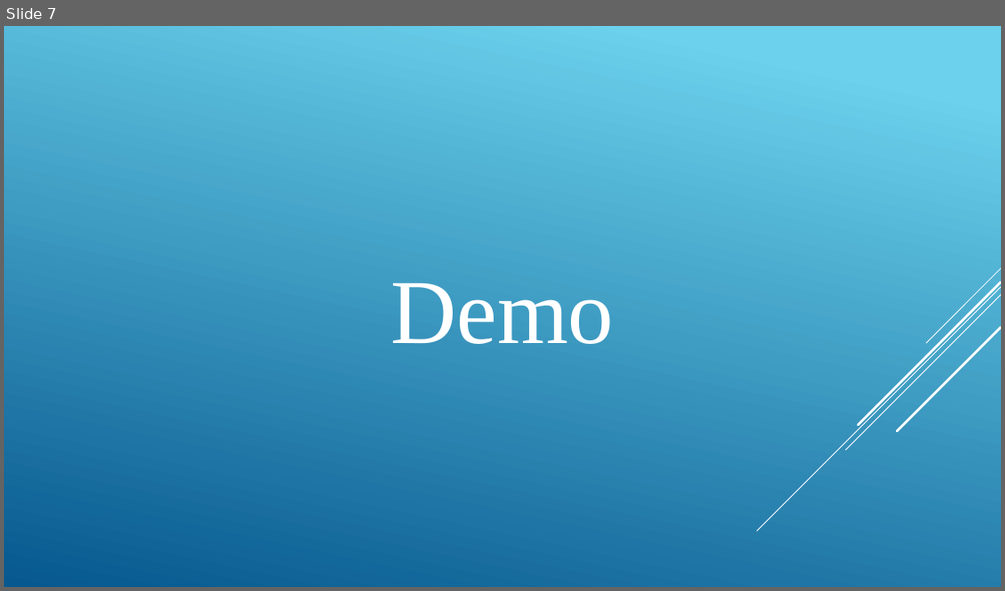
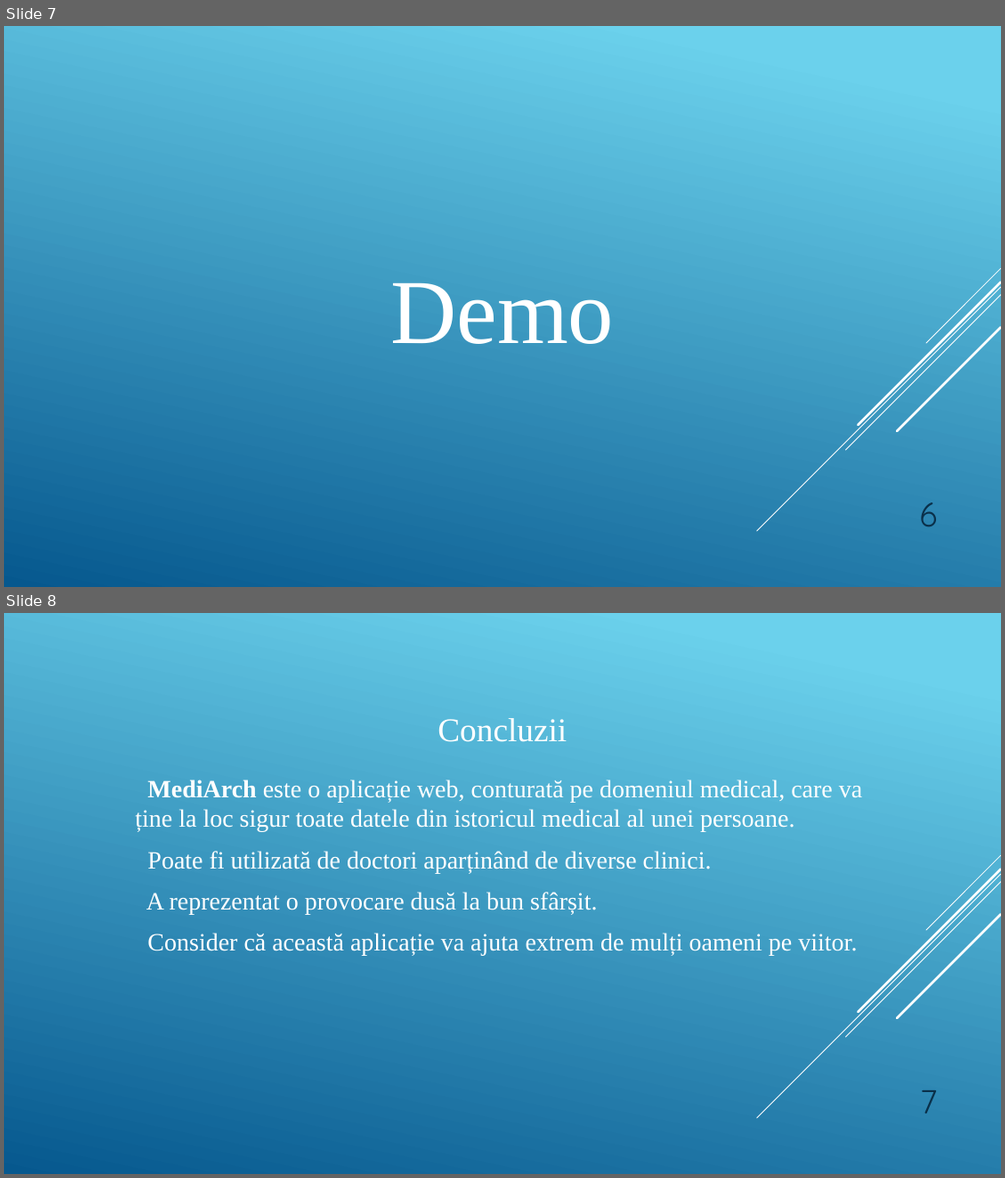
Before and after one commit to GeorgeMorosanu/MediArch_Public, a slide deck: Licenta2018MoroșanuGeorgeCosmin/MediArch.pptx. Shown one above the other, each under a label of ours: slide 7 before the commit, slides 7 and 8 after it. The pictures are 1005x591 and 1005x1178 pixels, drawn with LibreOffice and Linux fonts; fonts in the diff are those of the drawing. Boxes give left, top, right and bottom in pixels: in the first picture for what was removed or moved away, otherwise in the second. Text is boxed around its words. In the diff, an @@ line names an element or a change of style, - is before the commit and + after.

```diff
--- a/Licenta2018MoroșanuGeorgeCosmin/MediArch.pptx
+++ b/Licenta2018MoroșanuGeorgeCosmin/MediArch.pptx
@@ slide 8 added at (4, 613, 1001, 1174), background gradient #6ED2EB to #06588E; not listed: 5 template elements that a slide beside it also shows @@
@@ title added at (437, 718, 566, 742), 32 pt, text #FFFFFF @@
+Concluzii
@@ text added at (135, 779, 862, 955), 24 pt, text #FFFFFF @@
+MediArch este o aplicație web, conturată pe domeniul medical, care va ține la loc sigur toate datele din istoricul medical al unei persoane.
+Poate fi utilizată de doctori aparținând de diverse clinici.
+A reprezentat o provocare dusă la bun sfârșit.
+Consider că această aplicație va ajuta extrem de mulți oameni pe viitor.
@@ text added at (920, 1090, 937, 1113), 32 pt, text #0A304A @@
+7
@@ slide 7 changed as well @@
@@ text added at (919, 502, 937, 526), 32 pt, text #0A304A @@
+6
```
Also in this commit, not shown: 3 other slides changed, 4 other slides added, 5 slides removed.
